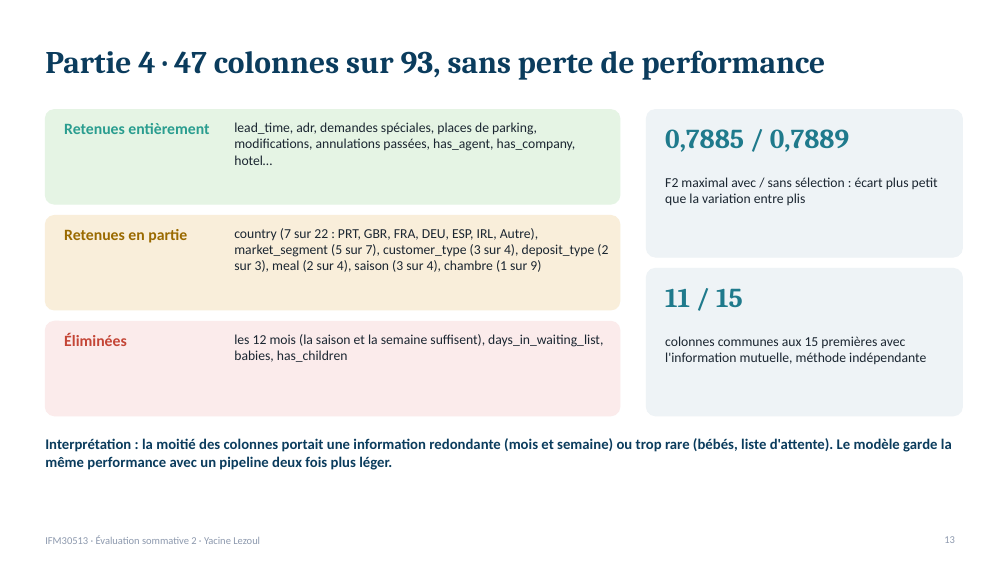
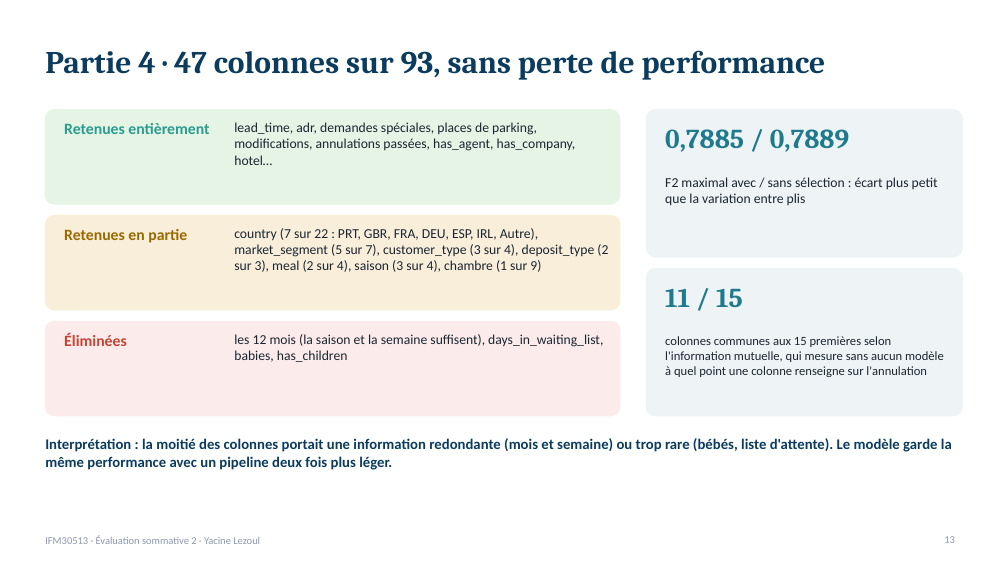
Before and after one commit to lezoul/hotel-cancellation-pipeline, a slide deck: slide 13 of reports/presentation_annulations.pptx. Drawn at 1008x567 pixels with LibreOffice and Linux fonts; fonts in the diff are those of the drawing. Boxes give left, top, right and bottom in pixels: in the first picture for what was removed or moved away, otherwise in the second. Text is boxed around its words. In the diff, an @@ line names an element or a change of style, - is before the commit and + after.

```diff
--- a/reports/presentation_annulations.pptx
+++ b/reports/presentation_annulations.pptx
@@ text at [665,336,944,377]: text changed; size 13 to 12 pt @@
-colonnes communes aux 15 premières avec l'information mutuelle, méthode indépendante
+colonnes communes aux 15 premières selon l'information mutuelle, qui mesure sans aucun modèle à quel point une colonne renseigne sur l'annulation
```
Also in this commit, not shown: 4 other slides changed, 1 other file.
